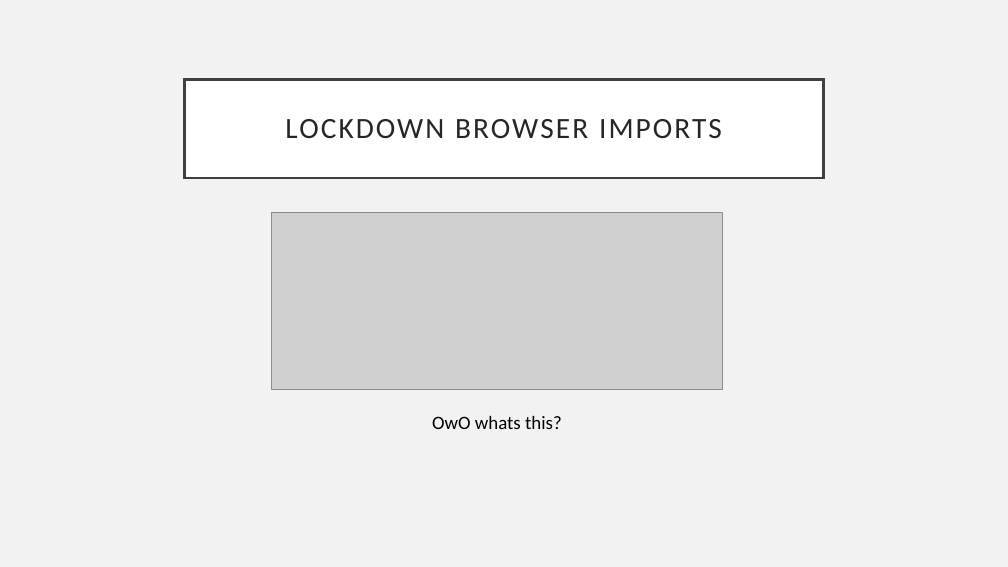
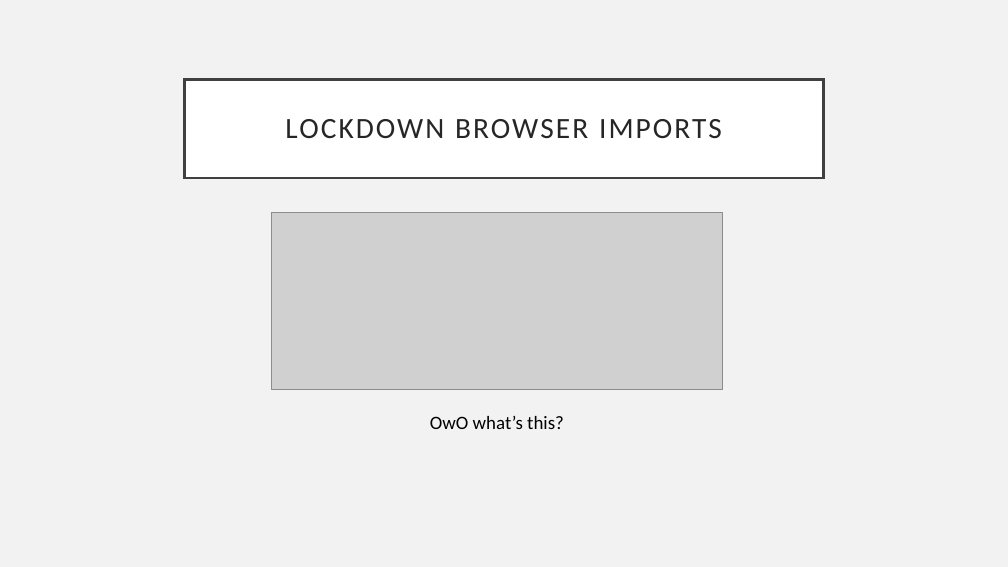
Before and after one commit to Rasool221/NWMSU_CDC_Presentation, a slide deck: slide 10 of NWMSU_CyberSecurity_Presentation.pptx (slide 9 before the commit). Drawn at 1008x567 pixels with LibreOffice and Linux fonts; fonts in the diff are those of the drawing; grey boxes stand for pictures. Boxes give left, top, right and bottom in pixels: in the first picture for what was removed or moved away, otherwise in the second. Text is boxed around its words. In the diff, an @@ line names an element or a change of style, - is before the commit and + after.

```diff
--- a/NWMSU_CyberSecurity_Presentation.pptx
+++ b/NWMSU_CyberSecurity_Presentation.pptx
@@ text at (430,416,564,429): text changed @@
-OwO whats this?
+OwO what’s this?
```
Also in this commit, not shown: 2 other slides changed, 1 slide added.
